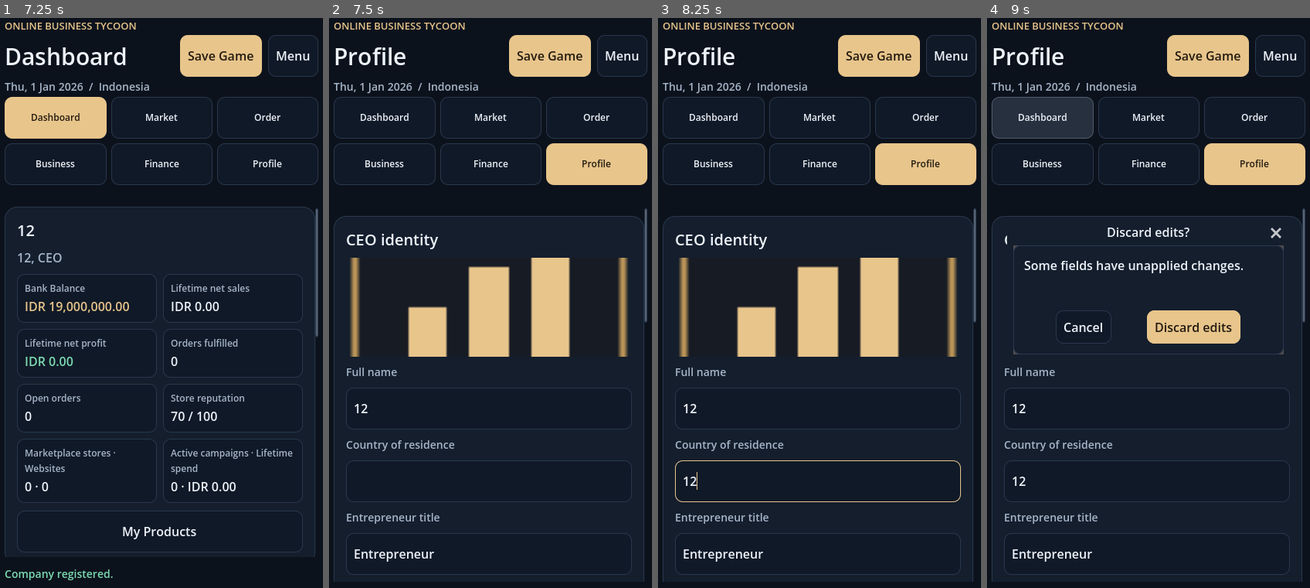
Above: before the commit, frames 1-4 (left to right).
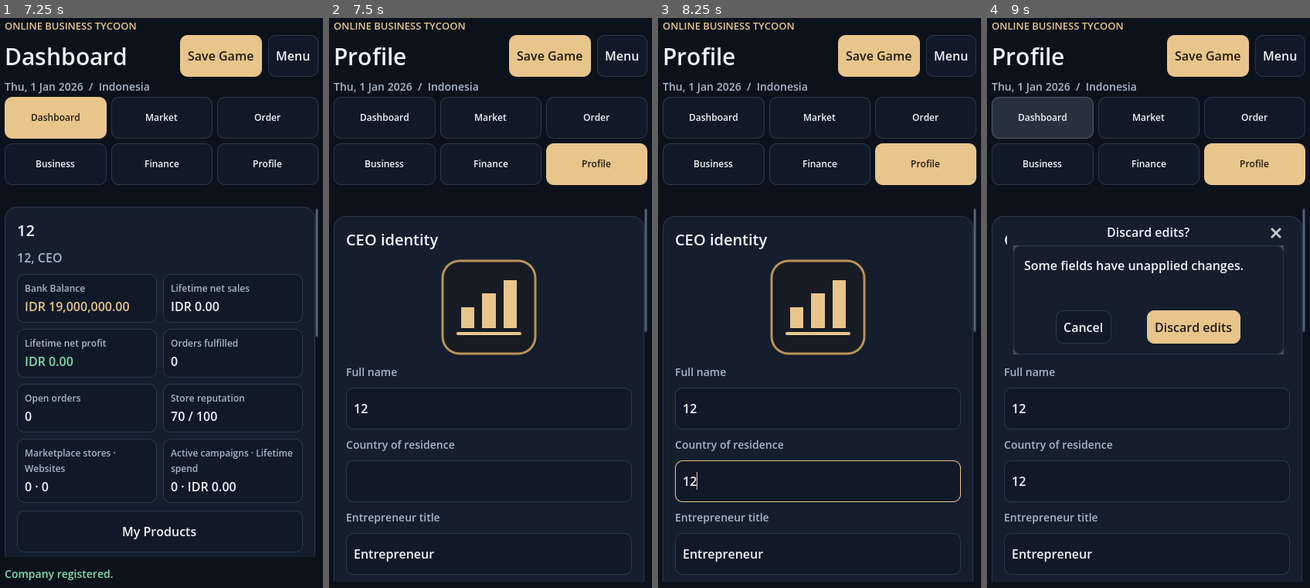
Above: after the commit, the same moments.

Repository: UphyRaop/online-business-tycoon
Game: Godot game, scene res://main.tscn
Same seed, same stepped clock (60 frames per second), same inputs: the game is played once before the commit and once after it.
Inputs (mouse positions are in pixels of both pictures, inside the frame that each line leads up to):
- Up to frame 1 (7.25 s): click "New Game" at 0.5 s; click (161, 228) at 1.27 s; type "12" at 1.35 s; click (161, 303) at 1.5 s; type "12" at 1.58 s; click "Normal" at 2 s; click "Normal" at 2.75 s; click "Malaysia" at 3.5 s; click "Register Company" at 4.25 s; click "Indonesia" at 5 s; click "Indonesia" at 5.75 s; click "Register Company" at 6.5 s
- Up to frame 2 (7.5 s): click "Profile" at 7.25 s
- Up to frame 3 (8.25 s): click (819, 479) at 8.02 s; type "12" at 8.1 s
- Up to frame 4 (9 s): click "Dashboard" at 8.75 s

Frame 1 is identical in both runs. In frame 2, 6.4% of the frame differs, in the area x 6-99%, y 42-60%; in frame 3, 6.4%; in frame 4, less than 0.1%.

Commit message:
Fix CEO avatar and mobile company profile layout

Diff:
--- a/main.gd
+++ b/main.gd
@@ -522,6 +522,7 @@
 	var avatar := TextureRect.new()
 	avatar.name = "CEOAvatar"
 	avatar.custom_minimum_size = Vector2(128, 128)
+	avatar.size_flags_horizontal = Control.SIZE_SHRINK_CENTER
 	avatar.expand_mode = TextureRect.EXPAND_IGNORE_SIZE
 	avatar.stretch_mode = TextureRect.STRETCH_KEEP_ASPECT_COVERED
 	avatar.texture = _profile_avatar_texture()
@@ -572,12 +573,14 @@
 	var companies := card("Owned companies")
 	companies.add_child(label("Each company keeps its own save, operations, and accounts.", 14, Style.MUTED))
 	for entry in ceo_profile.get("companies", []):
-		var company_row := row(companies)
+		var company_row := VBoxContainer.new()
+		company_row.add_theme_constant_override("separation", 8)
+		companies.add_child(company_row)
 		var description := label("%s · %s" % [str(entry.get("name", "Company")), str(entry.get("country", ""))], 15, Style.GOLD)
 		description.size_flags_horizontal = Control.SIZE_EXPAND_FILL
 		company_row.add_child(description)
 		if str(entry.get("company_id", "")) == str(sim.state.get("company_id", "")):
-			company_row.add_child(label("Current", 14, Style.GREEN))
+			company_row.add_child(label("Current company", 14, Style.GREEN))
 		else:
 			action(company_row, "Switch", switch_company.bind(str(entry.get("company_id", ""))))
 	action(companies, "Start Another Company", start_new_game, true)
--- a/phase4_ui_test.gd
+++ b/phase4_ui_test.gd
@@ -148,6 +148,14 @@
 	root.size = Vector2i(390, 844)
 	await process_frame
 	await process_frame
+	app.navigate("Profile")
+	var mobile_current_labels := controls(app, "Label").filter(func(node): return node.text == "Current company")
+	var ceo_avatar := app.find_child("CEOAvatar", true, false) as TextureRect
+	expect(mobile_current_labels.size() == 1 and mobile_current_labels[0].get_parent() is VBoxContainer,
+		"Mobile owned-company rows stack the company name and current status without narrow wrapping")
+	expect(ceo_avatar != null and ceo_avatar.custom_minimum_size == Vector2(128, 128)
+		and ceo_avatar.size_flags_horizontal == Control.SIZE_SHRINK_CENTER,
+		"CEO avatar retains a centered square portrait size on mobile")
 	for target in ["Dashboard", "Market", "Order", "Business", "Finance", "Profile"]:
 		press(target)
 		expect(app.primary_category(app.page) == target or (target == "Order" and app.primary_category(app.page) == "Order"),
